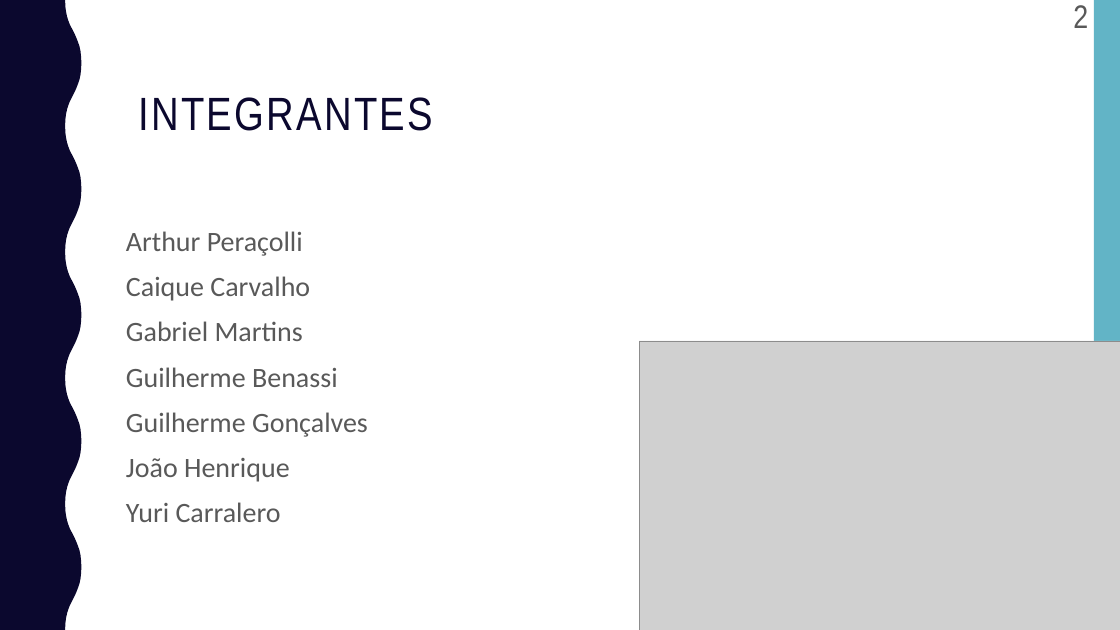
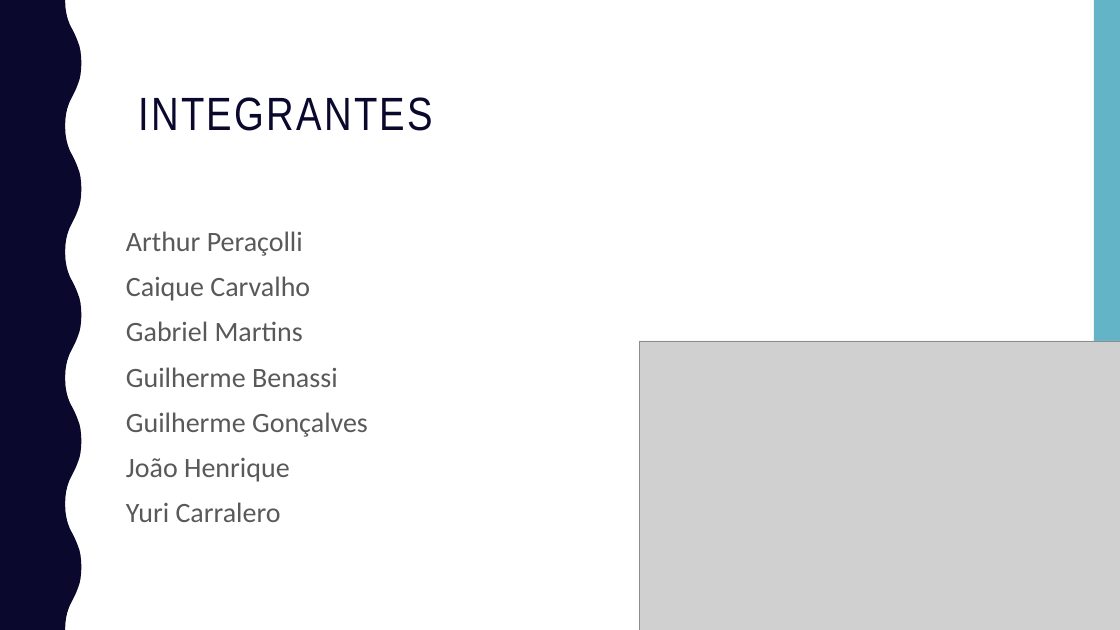
Before and after one commit to caiqueoak03/Projeto-PI, a slide deck: slide 2 of Documentação/Light ON.pptx. Drawn at 1120x630 pixels with LibreOffice and Linux fonts; fonts in the diff are those of the drawing; grey boxes stand for pictures; background and template pictures are left out. Boxes give left, top, right and bottom in pixels: in the first picture for what was removed or moved away, otherwise in the second. Text is boxed around its words. In the diff, an @@ line names an element or a change of style, - is before the commit and + after.

Commit message:
ppt

```diff
--- a/Documentação/Light ON.pptx
+++ b/Documentação/Light ON.pptx
@@ page number removed at bbox=[1073, 5, 1088, 28] @@
-2
```
Also in this commit, not shown: 11 other slides changed, 3 other files.
